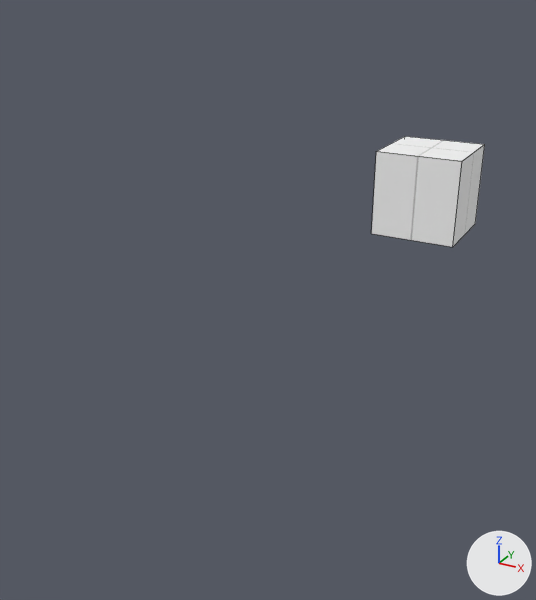
Renders of the FBX model Assets/LevelBase/Models/Models.fbx from each side of a commit.
One viewpoint serves both versions: a camera (50 mm lens) standing at (2.53, -8.6, 2.38) and looking at (-0.3, -3.45, -0.2). Lighting does not change. The marker at lower right points along +X, +Y and +Z. Mesh edges are drawn as thin lines. Where no turn or scale is listed for an object, it has been applied to the vertices.

The first picture shows 'Wall'.
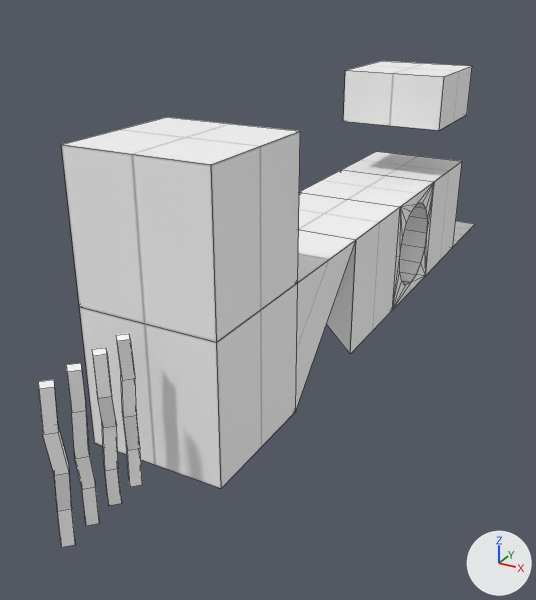
Where the change shows, as pixel boxes [x1, y1, x2, y2] in the pictures (536 x 600 px):
'Slop_EdgeOut', added: after [61, 117, 300, 342]
'Slop_Vertical', added: after [80, 283, 298, 489]
'Wall', moved: before [371, 136, 485, 247]; after [342, 151, 462, 275]
'Bars', added: after [38, 334, 142, 547]
'Slope', added: after [299, 192, 400, 354]
'Wall_Slab', added: after [343, 61, 472, 130]
'PortHole', added: after [300, 170, 434, 310]
'Slope_EdgeIn', added: after [296, 230, 356, 409]

The change, as a diff of the scene's bpy script:
```diff
--- a/Assets/LevelBase/Models/Models.fbx.py
+++ b/Assets/LevelBase/Models/Models.fbx.py
@@ me_cube_002 @@
+me_cube_002.from_pydata(...)  # 40 vertices, 60 faces; spans x -0.5..0.5, y -0.5..0.5, z -0.5..0.5
+me_cube_002.materials.append(mat_material_001)  # picture img_ship_png
@@ me_cube_005 @@
+me_cube_005.from_pydata(...)  # 7 vertices, 7 faces; spans x -0.5..0.5, y -0.5..0.5, z -0.5..0.5
+me_cube_005.materials.append(mat_material_001)  # picture img_ship_png
@@ me_cube_009 @@
+me_cube_009.from_pydata(...)  # a box spanning x -0.5..0.5, y -0.5..0.5, z 0.0..0.5
+me_cube_009.materials.append(mat_material_001)  # picture img_ship_png
@@ me_cube_003 @@
+me_cube_003.from_pydata(...)  # 6 vertices, 5 faces; spans x -0.5..0.5, y -0.5..0.5, z -0.5..0.5
+me_cube_003.materials.append(mat_material_001)  # picture img_ship_png
@@ me_cube_004 @@
+me_cube_004.from_pydata(...)  # 5 vertices, 5 faces; spans x -0.5..0.5, y -0.5..0.5, z -0.5..0.5
+me_cube_004.materials.append(mat_material_001)  # picture img_ship_png
@@ me_cube_006 @@
+me_cube_006.from_pydata(...)  # 6 vertices, 5 faces; spans x -0.5..0.5, y -0.5..0.5, z -0.5..0.5
+me_cube_006.materials.append(mat_material_001)  # picture img_ship_png
@@ me_cube_007 @@
+me_cube_007.from_pydata(...)  # 80 vertices, 72 faces; spans x -0.065..0.079, y -0.368..0.37, z -0.5..0.5
+me_cube_007.materials.append(mat_material_001)  # picture img_ship_png
@@ ob_wall @@
 ob_wall = bpy.data.objects.new('Wall', me_cube_001)
-ob_wall.location = (0.0, 0.0, 0.0)
+ob_wall.location = (0.0, -1.0, 0.0)
@@ ob_porthole @@
+ob_porthole = bpy.data.objects.new('PortHole', me_cube_002)
+ob_porthole.location = (0.0, -2.0, 0.0)
@@ ob_slop_edgeout @@
+ob_slop_edgeout = bpy.data.objects.new('Slop_EdgeOut', me_cube_005)
+ob_slop_edgeout.location = (0.0, -5.0, 1.0)
@@ ob_wall_slab @@
+ob_wall_slab = bpy.data.objects.new('Wall_Slab', me_cube_009)
+ob_wall_slab.location = (0.0, -1.0, 1.0)
@@ ob_slope @@
+ob_slope = bpy.data.objects.new('Slope', me_cube_003)
+ob_slope.location = (0.0, -3.0, 0.0)
@@ ob_slope_edgein @@
+ob_slope_edgein = bpy.data.objects.new('Slope_EdgeIn', me_cube_004)
+ob_slope_edgein.location = (0.0, -4.0, 0.0)
@@ ob_slop_vertical @@
+ob_slop_vertical = bpy.data.objects.new('Slop_Vertical', me_cube_006)
+ob_slop_vertical.location = (0.0, -5.0, 0.0)
@@ ob_bars @@
+ob_bars = bpy.data.objects.new('Bars', me_cube_007)
+ob_bars.location = (0.0, -6.0, 0.0)
```
